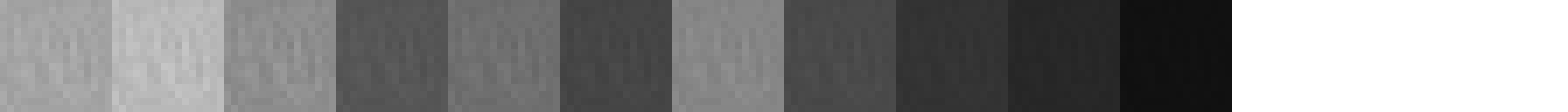
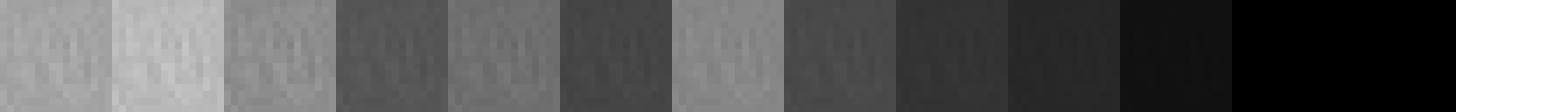
Layer changes from the first 1568×112 image to the second:
renamed "Layer 11" to "Layer 0", painted on it over [1232, 0, 1456, 112]
removed layer "Background" over [1232, 0, 1456, 112]
